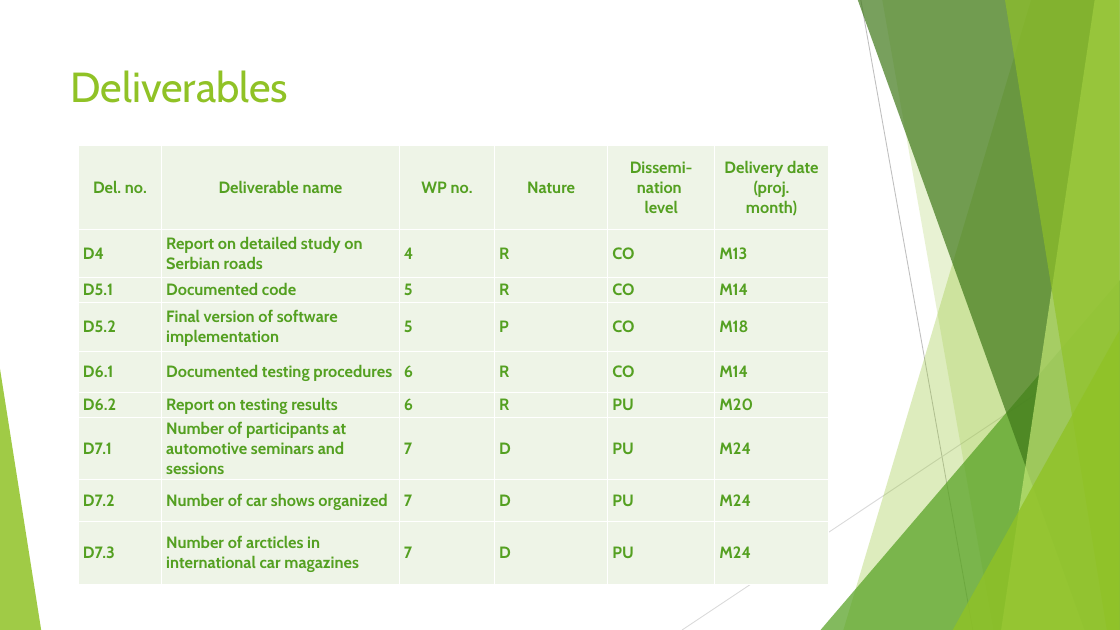
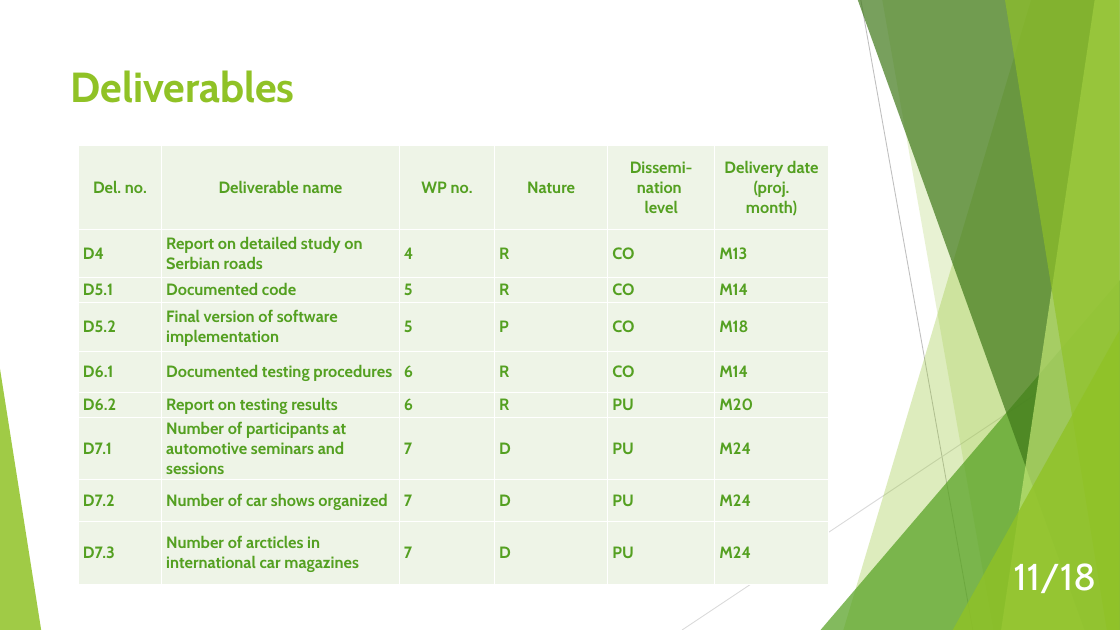
Before and after one commit to MarinaNikolic/UPR, a slide deck: slide 11 of APS.pptx. Drawn at 1120x630 pixels with LibreOffice and Linux fonts; fonts in the diff are those of the drawing. Boxes give left, top, right and bottom in pixels: in the first picture for what was removed or moved away, otherwise in the second. Text is boxed around its words. In the diff, an @@ line names an element or a change of style, - is before the commit and + after.

```diff
--- a/APS.pptx
+++ b/APS.pptx
@@ title "Deliverables" at (x1=71, y1=70, x2=295, y2=103): bold on @@
@@ page number added at (x1=1014, y1=563, x2=1096, y2=593), 32 pt, text #FFFFFF @@
+11/18
```
Also in this commit, not shown: 16 other slides changed, 3 other files.
